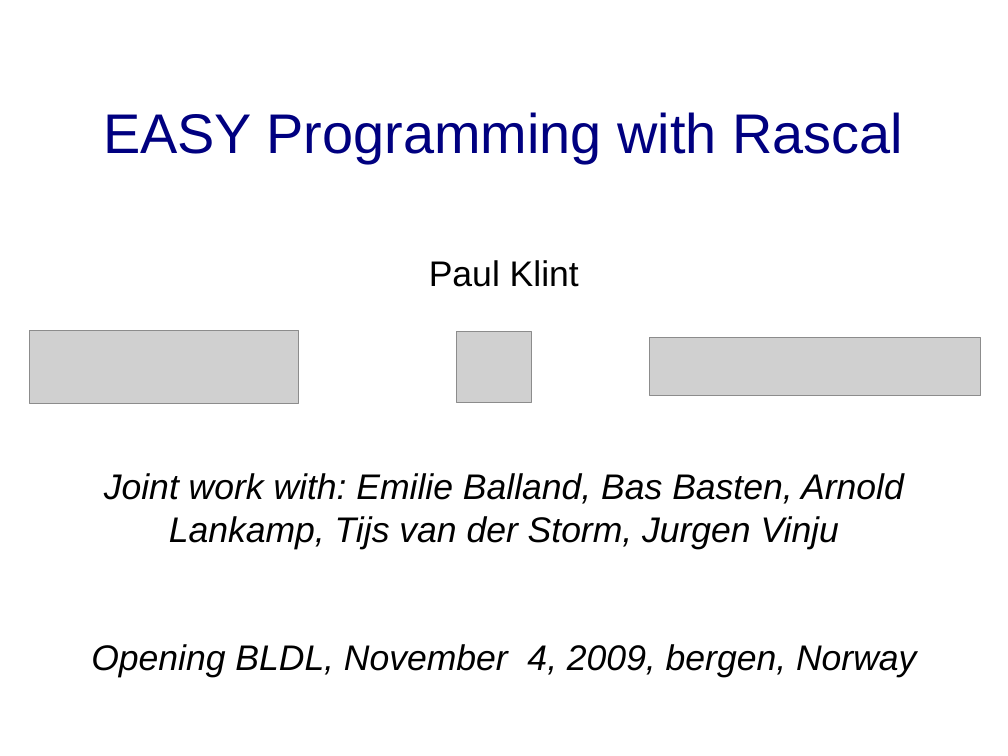
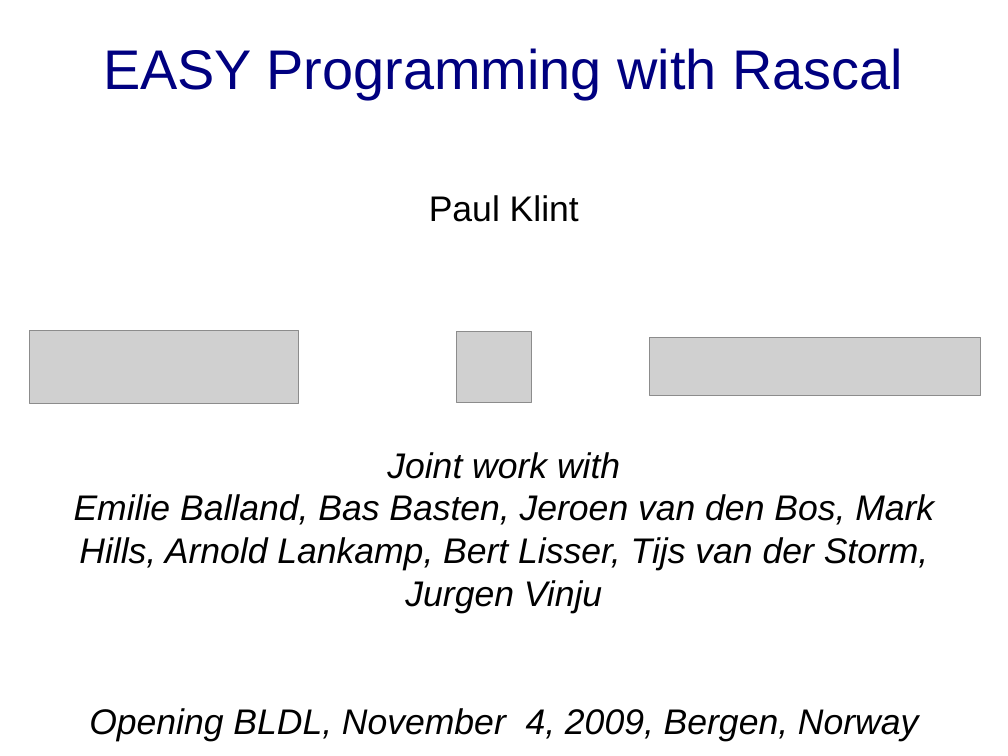
Before and after one commit to cwi-swat/meta-environment, a slide deck: slide 1 of meta-doc/analysis/rascal-slides/rascal-bergen.odp. Drawn at 1008x756 pixels with LibreOffice and Linux fonts; fonts in the diff are those of the drawing; grey boxes stand for pictures; background and template pictures are left out. Boxes give left, top, right and bottom in pixels: in the first picture for what was removed or moved away, otherwise in the second. Text is boxed around its words. In the diff, an @@ line names an element or a change of style, - is before the commit and + after.

```diff
--- a/meta-doc/analysis/rascal-slides/rascal-bergen.odp
+++ b/meta-doc/analysis/rascal-slides/rascal-bergen.odp
@@ title at <box>74,48,934,741</box>: text changed @@
-EASY Programming with Rascal
-Paul Klint
-Joint work with: Emilie Balland, Bas Basten, Arnold Lankamp, Tijs van der Storm, Jurgen Vinju
-Opening BLDL, November 4, 2009, bergen, Norway
+EASY Programming with Rascal
+Paul Klint
+Joint work with
+Emilie Balland, Bas Basten, Jeroen van den Bos, Mark Hills, Arnold Lankamp, Bert Lisser, Tijs van der Storm, Jurgen Vinju
+Opening BLDL, November 4, 2009, Bergen, Norway
```
Also in this commit, not shown: 9 other slides changed, 15 slides added, 64 slides removed, 1 other file.
